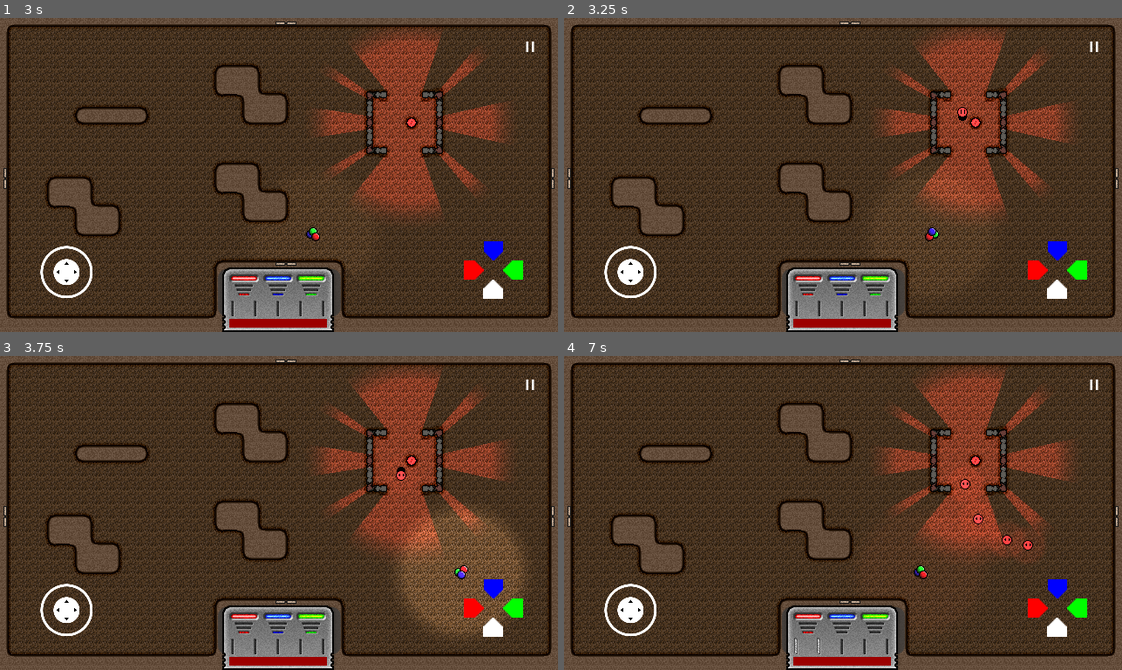
Above: before the commit, frames 1-4 (two rows, left to right).
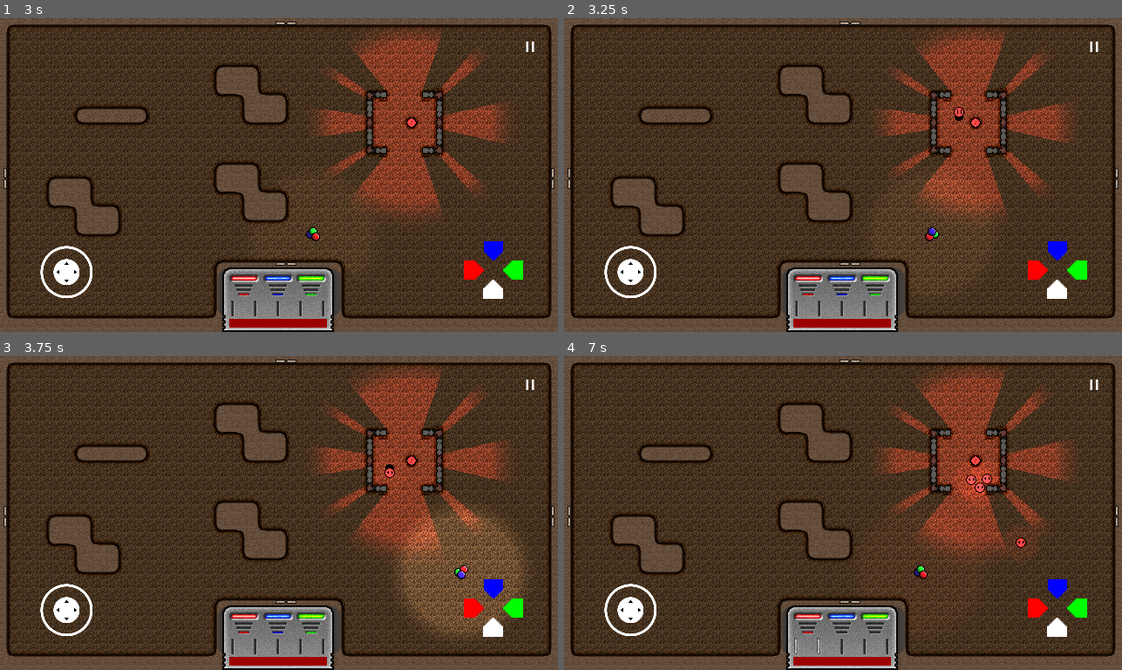
Above: after the commit, the same moments.

Repository: Degenerate-Games/shadows-below
Game: Godot game, scene res://scenes/menus/main_menu.tscn
Same seed, same stepped clock (60 frames per second), same inputs: the game is played once before the commit and once after it. Sound files missing from this copy of the repository are replaced by a short silence.
Inputs (mouse positions are in pixels of both pictures, inside the frame that each line leads up to):
- Up to frame 1 (3 s): click (279, 206) at 0.5 s; click (279, 206) at 1.25 s; click "Endless Mode" at 2 s; tap Enter at 2.75 s; move the mouse to (401, 159) at 2.77 s; hold D (move_right) from 2.78 s (still down); tap B (bake) at 2.85 s; click (401, 159) at 2.92 s
- Up to frame 2 (3.25 s): keep holding D (move_right)
- Up to frame 3 (3.75 s): release D (move_right) at 3.5 s; drag from (167, 528) to (424, 572) at 3.52 s
- Up to frame 4 (7 s): move the mouse to (898, 443) at 4.27 s; hold D (move_right) 4.28-5 s; tap K (mixing_ui_clear) at 4.35 s; drag from (815, 575) to (976, 459) at 5.02 s; move the mouse to (1010, 560) at 5.77 s; hold A (move_left) 5.78-6.5 s; tap J (mixing_ui_red) at 5.85 s; drag from (675, 465) to (569, 516) at 6.52 s

Frame 1 is identical in both runs. In frame 2, less than 0.1% of the frame differs, in the area x 69-73%, y 28-33%; in frame 3, 0.1%; in frame 4, 0.9%, in the area x 69-87%, y 33-65%.

Commit message:
Dont use room for baking after initial bake

Diff:
--- a/scripts/room.gd
+++ b/scripts/room.gd
@@ -7,6 +7,7 @@
 
 func _ready():
   Global.get_first_child_in_group(self, "navigation_region").bake_navigation_polygon()
+  remove_from_group("navigation")
 
 func add_key(key: Node2D):
   keys.append(key)
